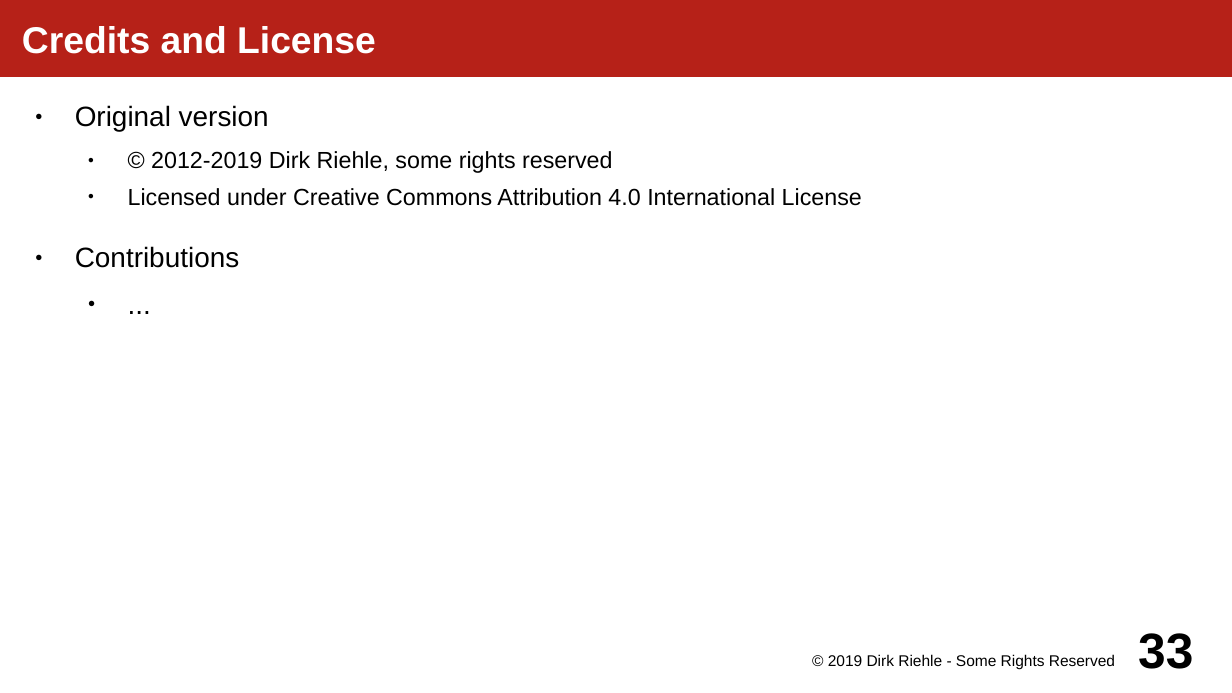
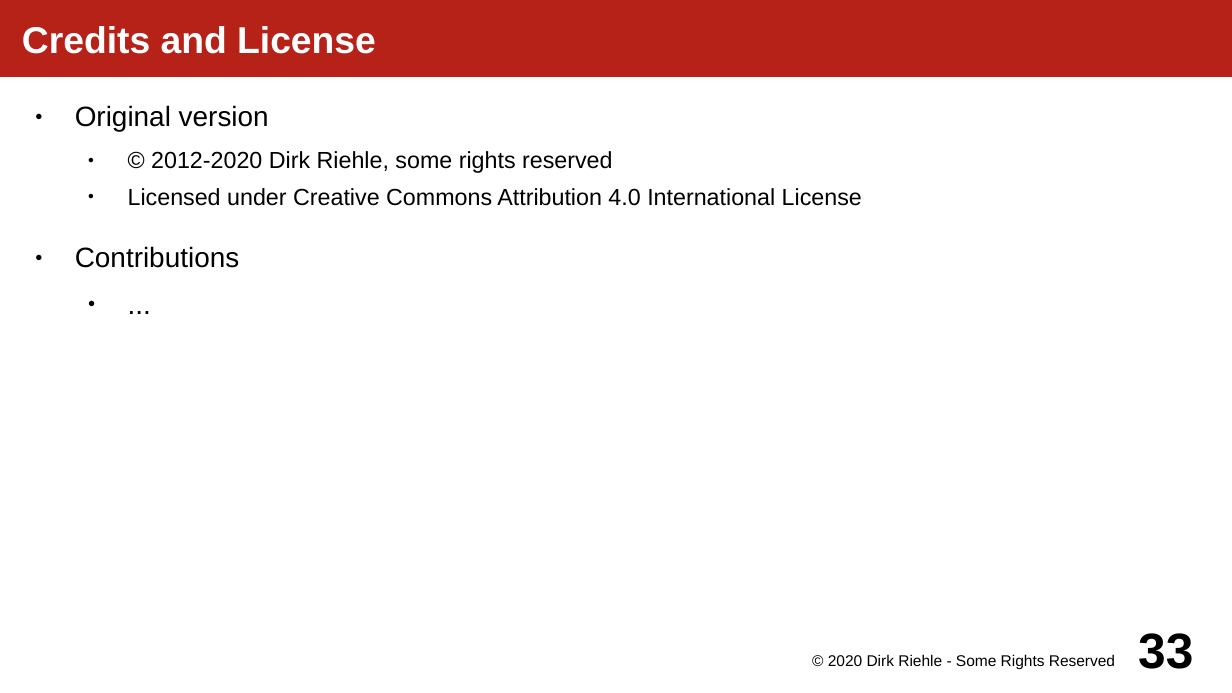
Before and after one commit to dirkriehle/amos-course, a slide deck: slide 33 of Lecture slides/AMOS E01 - Software Development.odp. Drawn at 1232x693 pixels with LibreOffice and Linux fonts; fonts in the diff are those of the drawing. Boxes give left, top, right and bottom in pixels: in the first picture for what was removed or moved away, otherwise in the second. Text is boxed around its words. In the diff, an @@ line names an element or a change of style, - is before the commit and + after.

```diff
--- a/Lecture slides/AMOS E01 - Software Development.odp
+++ b/Lecture slides/AMOS E01 - Software Development.odp
@@ text at bbox=[151, 151, 613, 173]: text changed @@
-  ● © 2012-2019 Dirk Riehle, some rights reserved
+  ● © 2012-2020 Dirk Riehle, some rights reserved
@@ text at bbox=[828, 654, 1115, 670]: text changed @@
-© 2019 Dirk Riehle - Some Rights Reserved
+© 2020 Dirk Riehle - Some Rights Reserved
```
Also in this commit, not shown: 30 other slides changed, 33 other files.
